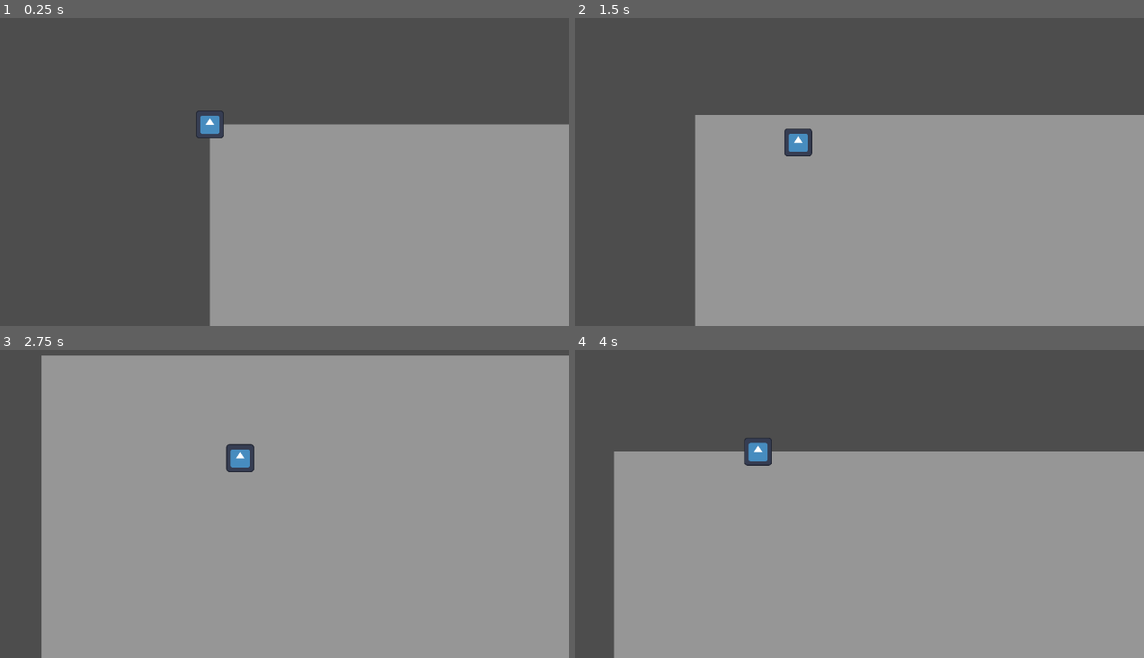
Above: before the commit, frames 1-4 (two rows, left to right).
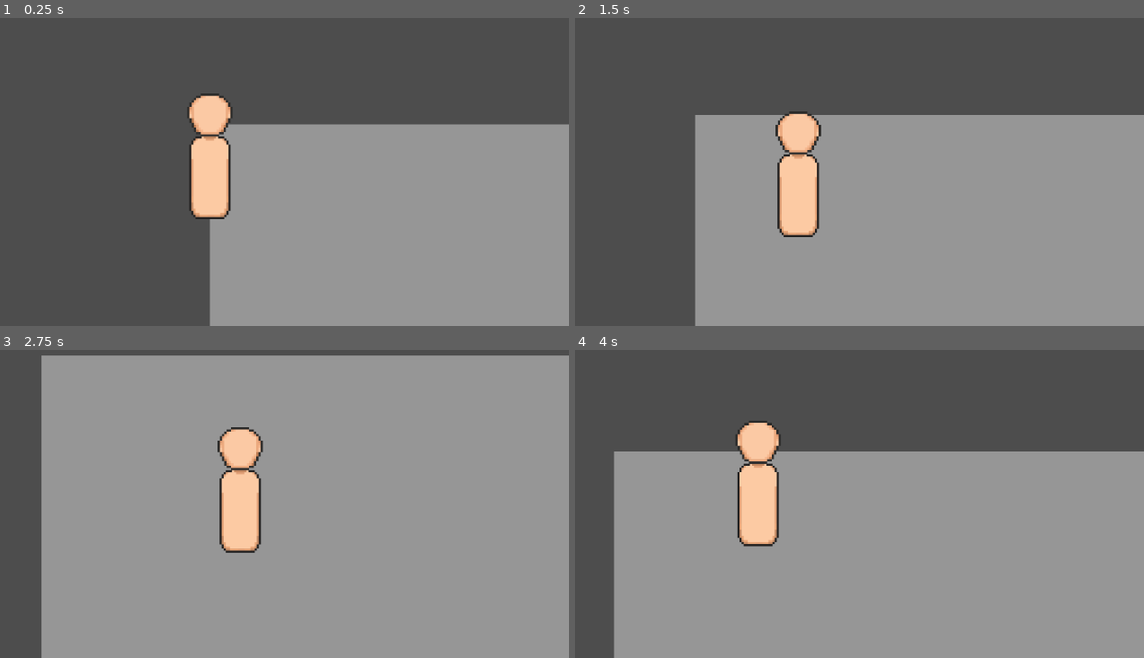
Above: after the commit, the same moments.

Repository: Yotzza/EFB
Game: Godot game, scene res://main/Scenes/base/shop_base.tscn
Same seed, same stepped clock (60 frames per second), same inputs: the game is played once before the commit and once after it. The engine's default icon, where the game draws it, is replaced by a stand-in: a white triangle on a blue panel in a dark square.
Inputs:
- Up to frame 1 (0.25 s): no input
- Up to frame 2 (1.5 s): tap Enter at 0.5 s; hold D (move_right) 0.53-1.28 s; hold S (move_down) from 1.28 s (still down)
- Up to frame 3 (2.75 s): release S (move_down) at 2.03 s; hold D (move_right) from 2.03 s (still down)
- Up to frame 4 (4 s): release D (move_right) at 2.78 s; hold W (move_up) 2.78-3.53 s; hold A (move_left) from 3.53 s (still down)

The runs differ from the first frame. In frame 1, 2.7% of the frame differs, in the area x 33-41%, y 24-66%; in frame 2, 2.8%; in frame 3, 2.8%, in the area x 38-47%, y 25-66%; in frame 4, 2.8%.

Commit message:
Player Sprites added

Diff:
--- a/main/Scenes/player/player.tscn
+++ b/main/Scenes/player/player.tscn
@@ -1,21 +1,31 @@
 [gd_scene format=3 uid="uid://bc24edh4a84n3"]
 
-[ext_resource type="Texture2D" uid="uid://bv3s77p2iveyg" path="res://icon.svg" id="1_m1bvp"]
 [ext_resource type="Script" uid="uid://nqtd1vvol0eb" path="res://main/Scenes/player/player.gd" id="1_pwpyl"]
+[ext_resource type="Texture2D" uid="uid://ce78xbbwuu18l" path="res://main/art/playerHead/1.png" id="2_pwpyl"]
+[ext_resource type="Texture2D" uid="uid://dnh4v222i12q0" path="res://main/art/playerBody/1.png" id="3_e6fcf"]
 
 [sub_resource type="RectangleShape2D" id="RectangleShape2D_pwpyl"]
+size = Vector2(31, 71.5)
 
 [node name="Player" type="CharacterBody2D" unique_id=158068950]
 script = ExtResource("1_pwpyl")
 
 [node name="Sprite2D" type="Sprite2D" parent="." unique_id=479797091]
-scale = Vector2(0.35, 0.35)
-texture = ExtResource("1_m1bvp")
+z_index = 1
+position = Vector2(0, -17)
+scale = Vector2(0.52, 0.52)
+texture = ExtResource("2_pwpyl")
 
 [node name="CollisionShape2D" type="CollisionShape2D" parent="." unique_id=314135940]
+position = Vector2(1, 77)
 scale = Vector2(2, 2)
 shape = SubResource("RectangleShape2D_pwpyl")
 
 [node name="Camera2D" type="Camera2D" parent="." unique_id=419884658]
 position_smoothing_enabled = true
 position_smoothing_speed = 4.0
+
+[node name="Sprite2D2" type="Sprite2D" parent="." unique_id=1355202299]
+position = Vector2(0, 79)
+scale = Vector2(0.83, 0.83)
+texture = ExtResource("3_e6fcf")
Binary file added: main/art/playerBody/1.png
Not shown, added: main/art/playerBody/1.png.import
Binary file added: main/art/playerBody/2.png
Not shown, added: main/art/playerBody/2.png.import
Binary file added: main/art/playerBody/3.png
Not shown, added: main/art/playerBody/3.png.import
Binary file added: main/art/playerBody/4.png
Not shown, added: main/art/playerBody/4.png.import
Binary file added: main/art/playerBody/spritesheetBody.png
Not shown, added: main/art/playerBody/spritesheetBody.png.import
Binary file added: main/art/playerHead/1.png
Not shown, added: main/art/playerHead/1.png.import
(and 8 more such lines)
